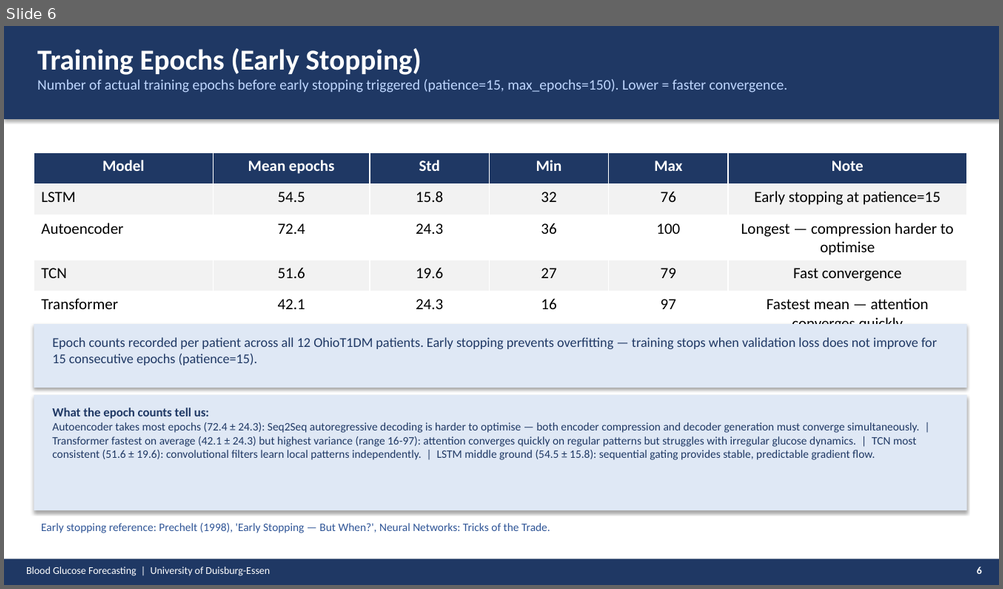
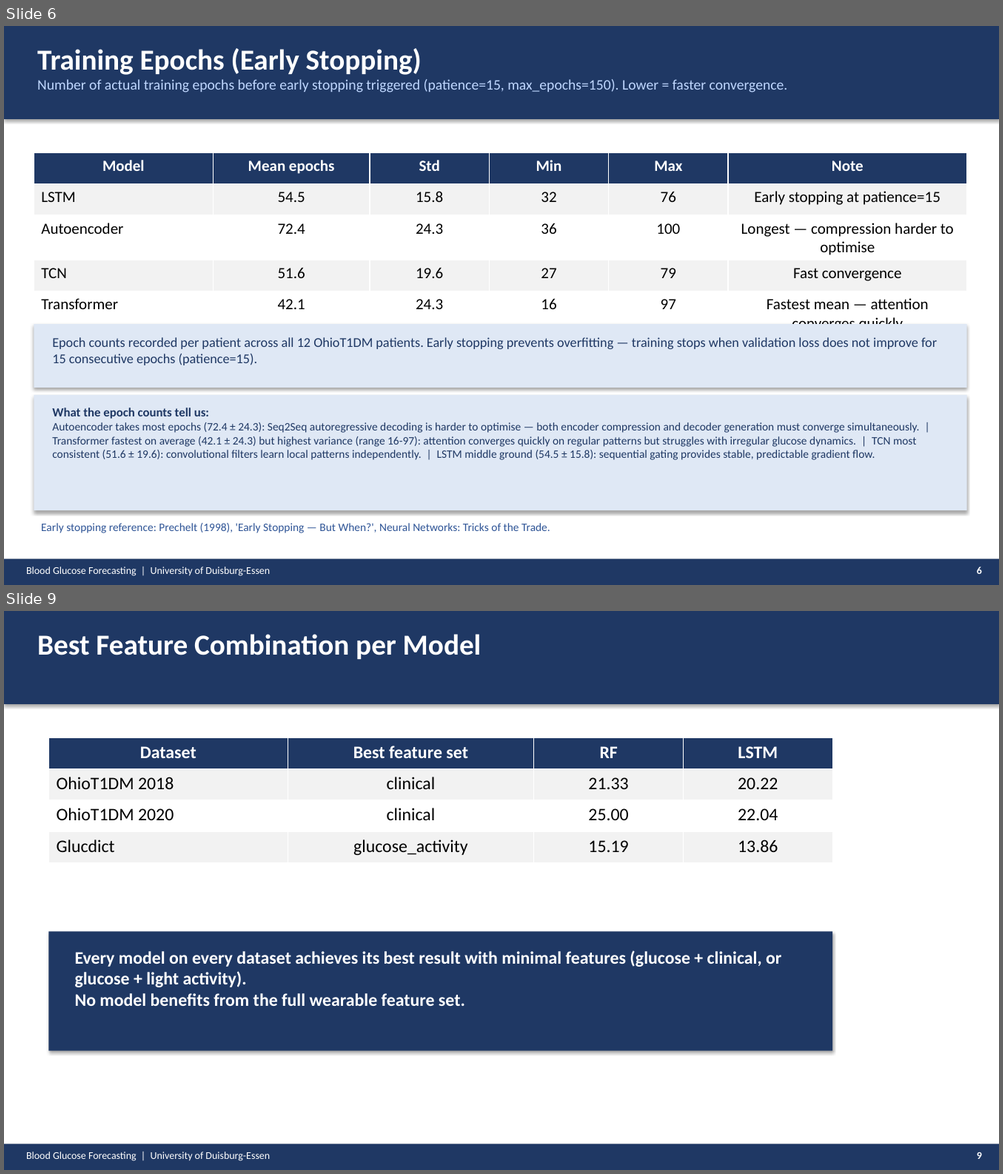
Before and after one commit to Abeeryanek/prediction-of-glucose-levels-in-type1-Diabetes, a slide deck: PRESENTATION_FINAL.pptx. Shown one above the other, each under a label of ours: slide 6 before the commit, slides 6 and 9 after it; the slides between them are not shown. The pictures are 1003x589 and 1003x1174 pixels, drawn with LibreOffice and Linux fonts; fonts in the diff are those of the drawing. Boxes give left, top, right and bottom in pixels: in the first picture for what was removed or moved away, otherwise in the second. Text is boxed around its words. In the diff, an @@ line names an element or a change of style, - is before the commit and + after.

Commit message:
docs: update presentation — full LOPO, feature-combo slide, softened claims, unified Clarke plot
- Slide 7: replaced stale pre-migration Clarke image with a fresh
  library-generated plot (clarke-error-grid v0.1.4, RF 30-min, Zone A
  86.43% — matches results). Old image predated the library migration
  and showed incorrect overlapping zone labels.
- Slide 9 (new): best feature combination per model across 3 datasets
- Slide 10: full LOPO — 5 models, pooled vs per-patient-scaled, TCN finding
- Slide 8/14: softened 'wearables consistently hurt' to 'do not improve'
  (Glucdict glucose_activity is a tie, not a loss)
- Slide 11: added Personalised/Transfer definitions
- Slide 5/12: corrected literature attributions (Bertachi not Xiong for 19.33)
- Added Clarke at 15/30/45-min horizons
- rf_30min_predictions.npz saved so replotting never requires retraining

```diff
--- a/PRESENTATION_FINAL.pptx
+++ b/PRESENTATION_FINAL.pptx
@@ slide 9 added at <box>4,611,999,1170</box>, background #FFFFFF @@
@@ rectangle added at <box>4,611,999,704</box>, fill #1F3864 @@
@@ text added at <box>37,634,481,659</box>, 28 pt, text #FFFFFF, bold @@
+Best Feature Combination per Model
@@ table added at <box>48,738,832,863</box>, 4 rows, 4 columns @@
+Dataset | Best feature set | RF | LSTM
+OhioT1DM 2018 | clinical | 21.33 | 20.22
+OhioT1DM 2020 | clinical | 25.00 | 22.04
+Glucdict | glucose_activity | 15.19 | 13.86
@@ rectangle added at <box>48,932,832,1051</box>, fill #1F3864 @@
@@ text added at <box>75,951,781,1006</box>, 17 pt, text #FFFFFF, bold @@
+Every model on every dataset achieves its best result with minimal features (glucose + clinical, or glucose + light activity).
+No model benefits from the full wearable feature set.
@@ rectangle added at <box>4,1145,999,1170</box>, fill #1F3864 @@
@@ text added at <box>26,1152,270,1162</box>, 10 pt, text #FFFFFF @@
+Blood Glucose Forecasting | University of Duisburg-Essen
@@ text added at <box>976,1153,982,1159</box>, 10 pt, text #FFFFFF, bold @@
+9
```
Also in this commit, not shown: 11 slides changed, 1 other slide added, 1 slide removed, 4 other files.
